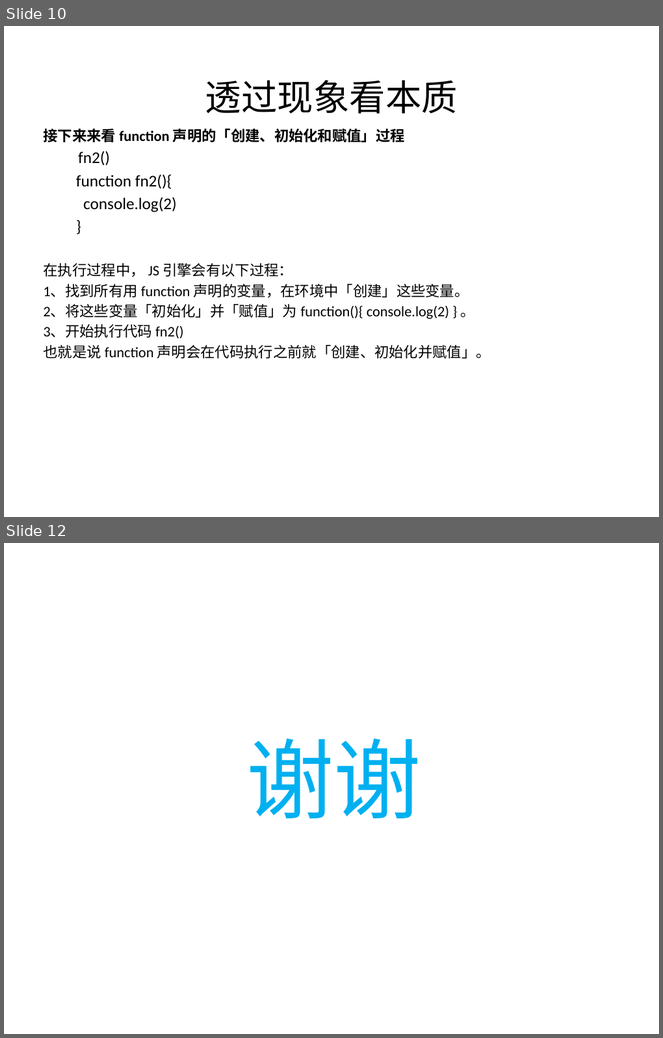
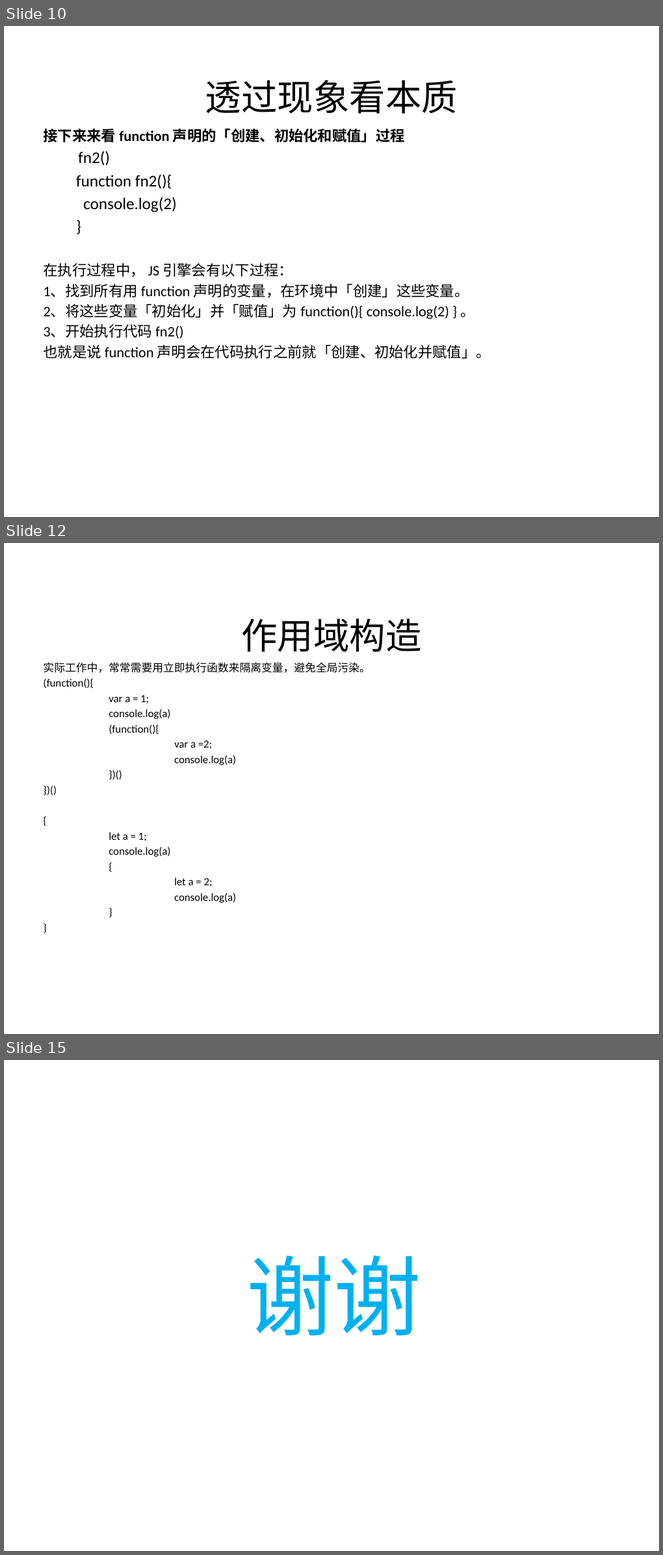
Before and after one commit to 1392731944/es6, a slide deck: es6.pptx. Shown one above the other, each under a label of ours: slides 10 and 12 before the commit, slides 10, 12 and 15 after it; the slides between them are not shown. The pictures are 663x1038 and 663x1555 pixels, drawn with LibreOffice and Linux fonts; fonts in the diff are those of the drawing; background and template pictures are left out. Boxes give left, top, right and bottom in pixels: in the first picture for what was removed or moved away, otherwise in the second. Text is boxed around its words. In the diff, an @@ line names an element or a change of style, - is before the commit and + after.

```diff
--- a/es6.pptx
+++ b/es6.pptx
@@ slide 12 added at bbox=[4, 543, 659, 1034], background picture (left out) @@
@@ title added at bbox=[241, 618, 421, 652], 39.6 pt, text #000000 @@
+作用域构造
@@ text added at bbox=[43, 663, 370, 903], 12 pt, text #000000 @@
+实际工作中，常常需要用立即执行函数来隔离变量，避免全局污染。
+(function(){
+var a = 1;
+console.log(a)
+(function(){
+var a =2;
+console.log(a)
+})()
+})()
+{
+let a = 1;
+console.log(a)
+{
+let a = 2;
+console.log(a)
+}
+}
@@ what was slide 12 is now slide 15 @@
```
Also in this commit, not shown: 5 slides changed, 2 other slides added.
